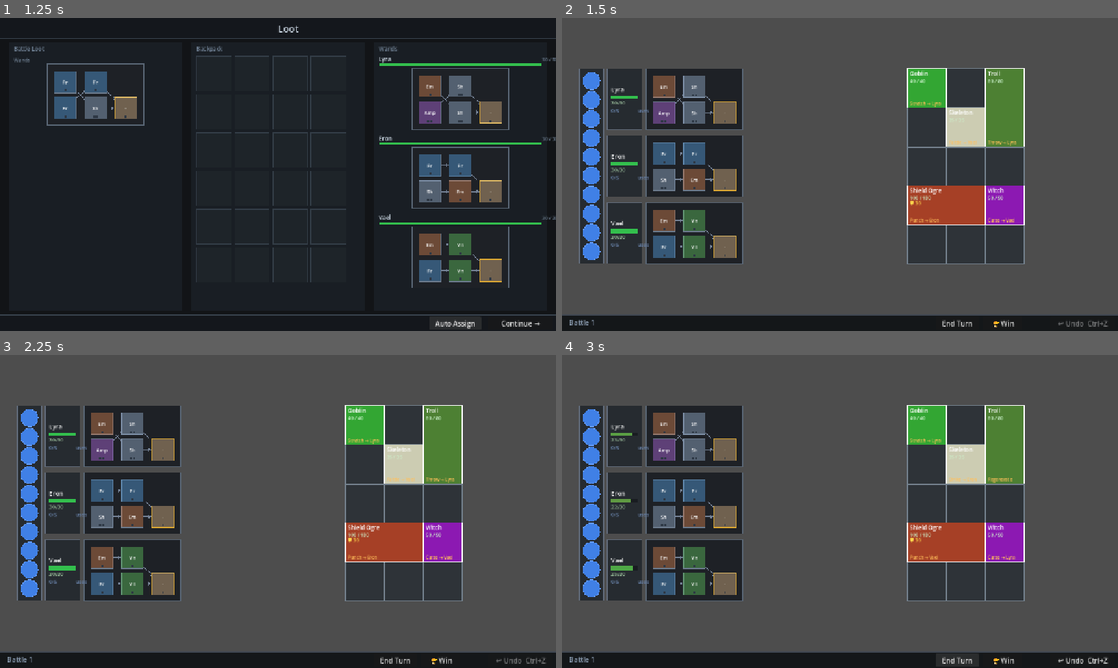
Above: before the commit, frames 1-4 (two rows, left to right).
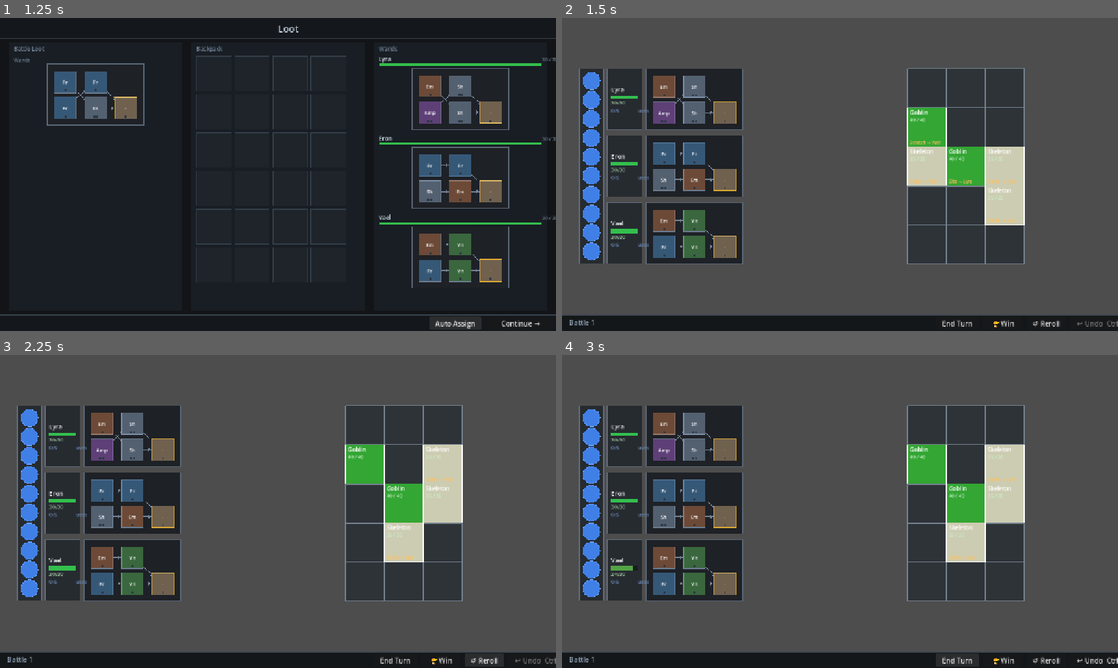
Above: after the commit, the same moments.

Repository: MoYapro/magic-monster-battle
Game: Godot game, scene res://scenes/loot/loot_screen.tscn
Same seed, same stepped clock (60 frames per second), same inputs: the game is played once before the commit and once after it.
Inputs (mouse positions are in pixels of both pictures, inside the frame that each line leads up to):
- Up to frame 1 (1.25 s): click "Auto Assign" at 0.5 s
- Up to frame 2 (1.5 s): click "Continue →" at 1.25 s
- Up to frame 3 (2.25 s): click (483, 661) at 2 s, where only the run after the commit has a clickable "↺ Reroll"
- Up to frame 4 (3 s): click "End Turn" at 2.75 s

Frame 1 is identical in both runs. In frame 2, 9.9% of the frame differs, in the area x 62-100%, y 16-99%; in frame 3, 9.0%; in frame 4, 9.1%.

Commit message:
generate random levels

Diff:
--- /dev/null
+++ b/scripts/battle/battle_composer.gd
@@ -0,0 +1,140 @@
+class_name BattleComposer
+
+enum BattleType { HORDE, ELITE }
+
+const MIN_MONSTERS := 2
+const HORDE_BASE_COUNT := 5
+const ELITE_BASE_COUNT := 2
+
+
+static func compose(biome: BiomeData, biome_level: int, rng: RandomNumberGenerator) -> Dictionary:
+	var battle_type: BattleType = BattleType.HORDE if rng.randi() % 2 == 0 else BattleType.ELITE
+	var enemies := _select_monsters(biome.monster_pool, battle_type, biome_level, rng)
+	var positions := _place(enemies, rng)
+
+	var placed_enemies: Array[EnemyData] = []
+	var placed_positions: Array[Vector2i] = []
+	for i in enemies.size():
+		if positions[i].x >= 0:
+			placed_enemies.append(enemies[i])
+			placed_positions.append(positions[i])
+
+	return {"enemies": placed_enemies, "positions": placed_positions}
+
+
+static func _select_monsters(
+	pool: Array,
+	battle_type: BattleType,
+	biome_level: int,
+	rng: RandomNumberGenerator
+) -> Array[EnemyData]:
+	var sorted_pool := _sort_by_difficulty(pool)
+
+	var candidates: Array
+	var target_count: int
+	if battle_type == BattleType.HORDE:
+		candidates = _lower_half(sorted_pool)
+		target_count = HORDE_BASE_COUNT + (biome_level - 1)
+	else:
+		candidates = _upper_half(sorted_pool)
+		target_count = max(MIN_MONSTERS, ELITE_BASE_COUNT + (biome_level - 1) / 3)
+
+	target_count = max(target_count, MIN_MONSTERS)
+
+	var enemies: Array[EnemyData] = []
+	var id_counts: Dictionary = {}
+	for _i in target_count:
+		var cls: GDScript = candidates[rng.randi() % candidates.size()]
+		var enemy: EnemyData = cls.new()
+		var base_id := enemy.display_name.to_lower().replace(" ", "_")
+		id_counts[base_id] = id_counts.get(base_id, 0) + 1
+		enemy.id = base_id + "_" + str(id_counts[base_id])
+		enemies.append(enemy)
+
+	return enemies
+
+
+static func _sort_by_difficulty(pool: Array) -> Array:
+	var sorted := pool.duplicate()
+	var cache: Dictionary = {}
+	for cls in sorted:
+		cache[cls] = (cls as GDScript).new().difficulty_rating
+	sorted.sort_custom(func(a: GDScript, b: GDScript) -> bool: return cache[a] < cache[b])
+	return sorted
+
+
+# Returns the easier half of the pool (for Horde).
+# Pools of size <= 2 return the full pool so both battle types have variety.
+static func _lower_half(sorted_pool: Array) -> Array:
+	if sorted_pool.size() <= 2:
+		return sorted_pool.duplicate()
+	return sorted_pool.slice(0, sorted_pool.size() / 2 + 1)
+
+
+# Returns the harder half of the pool (for Elite).
+# Pools of size <= 2 return the full pool so both battle types have variety.
+static func _upper_half(sorted_pool: Array) -> Array:
+	if sorted_pool.size() <= 2:
+		return sorted_pool.duplicate()
+	return sorted_pool.slice(sorted_pool.size() / 2)
+
+
+static func _place(enemies: Array[EnemyData], rng: RandomNumberGenerator) -> Array[Vector2i]:
+	# Place front-role monsters first so they claim preferred rows before back-row types.
+	var order := range(enemies.size())
+	order.sort_custom(func(a: int, b: int) -> bool:
+		return int(enemies[a].main_role) < int(enemies[b].main_role)
+	)
+
+	var occupied: Dictionary = {}
+	var positions: Array[Vector2i] = []
+	positions.resize(enemies.size())
+
+	for i in order:
+		var enemy: EnemyData = enemies[i]
+		var valid: Array[Vector2i] = []
+		for col in range(EnemyGrid.COLS - enemy.grid_size.x + 1):
+			for row in range(EnemyGrid.ROWS - enemy.grid_size.y + 1):
+				var pos := Vector2i(col, row)
+				if _can_place(pos, enemy.grid_size, occupied):
+					valid.append(pos)
+		if valid.is_empty():
+			positions[i] = Vector2i(-1, -1)
+			continue
+		var pref_row := _preferred_row(enemy.main_role)
+		var chosen := _pick_biased(valid, pref_row, rng)
+		positions[i] = chosen
+		for dx in range(enemy.grid_size.x):
+			for dy in range(enemy.grid_size.y):
+				occupied[chosen + Vector2i(dx, dy)] = true
+
+	return positions
+
+
+# Maps a role's enum value onto a preferred grid row (0 = front, ROWS-1 = back).
+static func _preferred_row(role: MonsterRole.Type) -> int:
+	if role == MonsterRole.Type.NONE:
+		return EnemyGrid.ROWS / 2
+	return int(round(float(role) / float(MonsterRole.Type.ARTILLERY) * (EnemyGrid.ROWS - 1)))
+
+
+# Picks randomly from valid positions biased toward preferred_row.
+# Accepts the closest available row plus one further — guideline, not strict.
+static func _pick_biased(valid: Array[Vector2i], preferred_row: int, rng: RandomNumberGenerator) -> Vector2i:
+	var sorted := valid.duplicate()
+	sorted.sort_custom(func(a: Vector2i, b: Vector2i) -> bool:
+		return abs(a.y - preferred_row) < abs(b.y - preferred_row)
+	)
+	var min_dist: int = abs((sorted[0] as Vector2i).y - preferred_row)
+	var candidates: Array[Vector2i] = sorted.filter(func(p: Vector2i) -> bool:
+		return abs(p.y - preferred_row) <= min_dist + 1
+	)
+	return candidates[rng.randi() % candidates.size()]
+
+
+static func _can_place(pos: Vector2i, size: Vector2i, occupied: Dictionary) -> bool:
+	for dx in range(size.x):
+		for dy in range(size.y):
+			if occupied.has(pos + Vector2i(dx, dy)):
+				return false
+	return true
--- a/scripts/battle/battle_scene.gd
+++ b/scripts/battle/battle_scene.gd
@@ -78,10 +78,17 @@
 	win_button.pressed.connect(_on_battle_won)
 	layer.add_child(win_button)
 
+	var reroll_button := Button.new()
+	reroll_button.text = "↺ Reroll"
+	reroll_button.size = Vector2(90, BOTTOM_BAR_H - 10)
+	reroll_button.position = Vector2(SCREEN_W - 210, SCREEN_H - BOTTOM_BAR_H + 5)
+	reroll_button.pressed.connect(_on_reroll_pressed)
+	layer.add_child(reroll_button)
+
 	_undo_button = Button.new()
 	_undo_button.text = "↩ Undo  Ctrl+Z"
 	_undo_button.size = Vector2(148, BOTTOM_BAR_H - 10)
-	_undo_button.position = Vector2(SCREEN_W - 156, SCREEN_H - BOTTOM_BAR_H + 5)
+	_undo_button.position = Vector2(SCREEN_W - 112, SCREEN_H - BOTTOM_BAR_H + 5)
 	_undo_button.pressed.connect(_on_undo_pressed)
 	layer.add_child(_undo_button)
 
@@ -96,6 +103,11 @@
 func _on_undo_pressed() -> void:
 	if _history != null and _history.can_undo():
 		_apply_state(_history.undo())
+
+
+func _on_reroll_pressed() -> void:
+	_cancel_targeting()
+	_build_setup()
 
 
 func _refresh_ui() -> void:
@@ -172,19 +184,19 @@
 # --- battle state ---
 
 func _build_setup() -> void:
-	var positions: Array[Vector2i] = [
-		Vector2i(0, 0), Vector2i(1, 1), Vector2i(2, 3), Vector2i(0, 3), Vector2i(2, 0),
-	]
+	var rng := RandomNumberGenerator.new()
+	rng.randomize()
+	var biome: BiomeData = GameState.current_biome
+	if biome == null:
+		biome = BiomesData.all()[0]
+	var biome_level: int = GameState.battle_count_by_biome.get(biome.name, 0) + 1
+	var composition := BattleComposer.compose(biome, biome_level, rng)
 	var wands: Array[WandData] = []
 	for wd: WandDisplay in _wand_displays:
 		wands.append(wd.get_wand_data())
-	_setup = BattleSetup.new(_make_enemy_data(), positions, _mages, wands, 10)
+	_setup = BattleSetup.new(composition["enemies"], composition["positions"], _mages, wands, 10)
 	_history = BattleHistory.new(_setup.make_initial_state(), _setup)
 	_apply_state(_history.current_state())
-
-
-func _make_enemy_data() -> Array[EnemyData]:
-	return [Goblin.new(), Skeleton.new(), Witch.new(), ShieldOgre.new(), Troll.new()]
 
 
 func _apply_state(state: BattleState) -> void:
Not shown, added: scripts/battle/battle_composer.gd.uid
